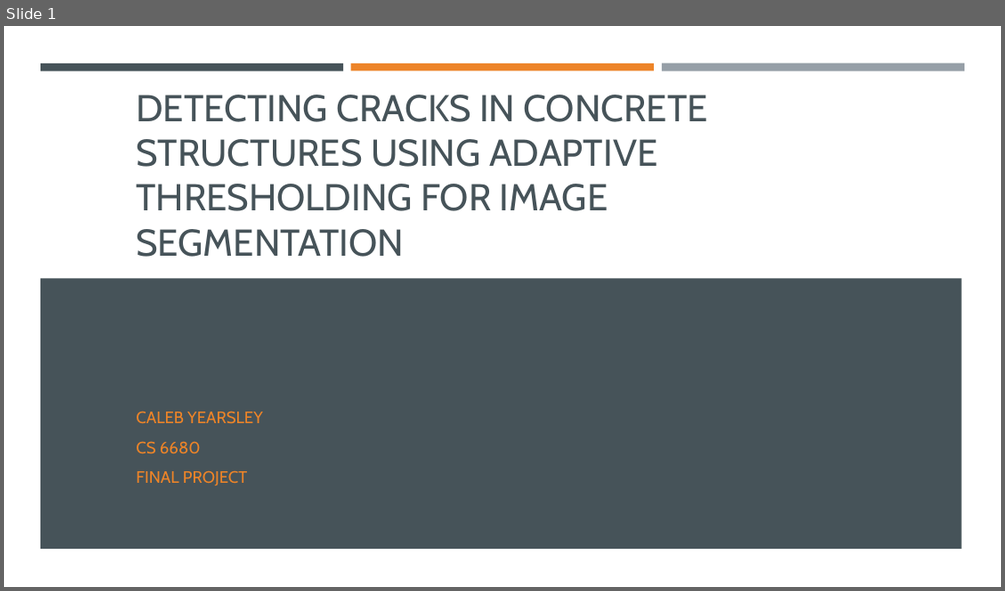
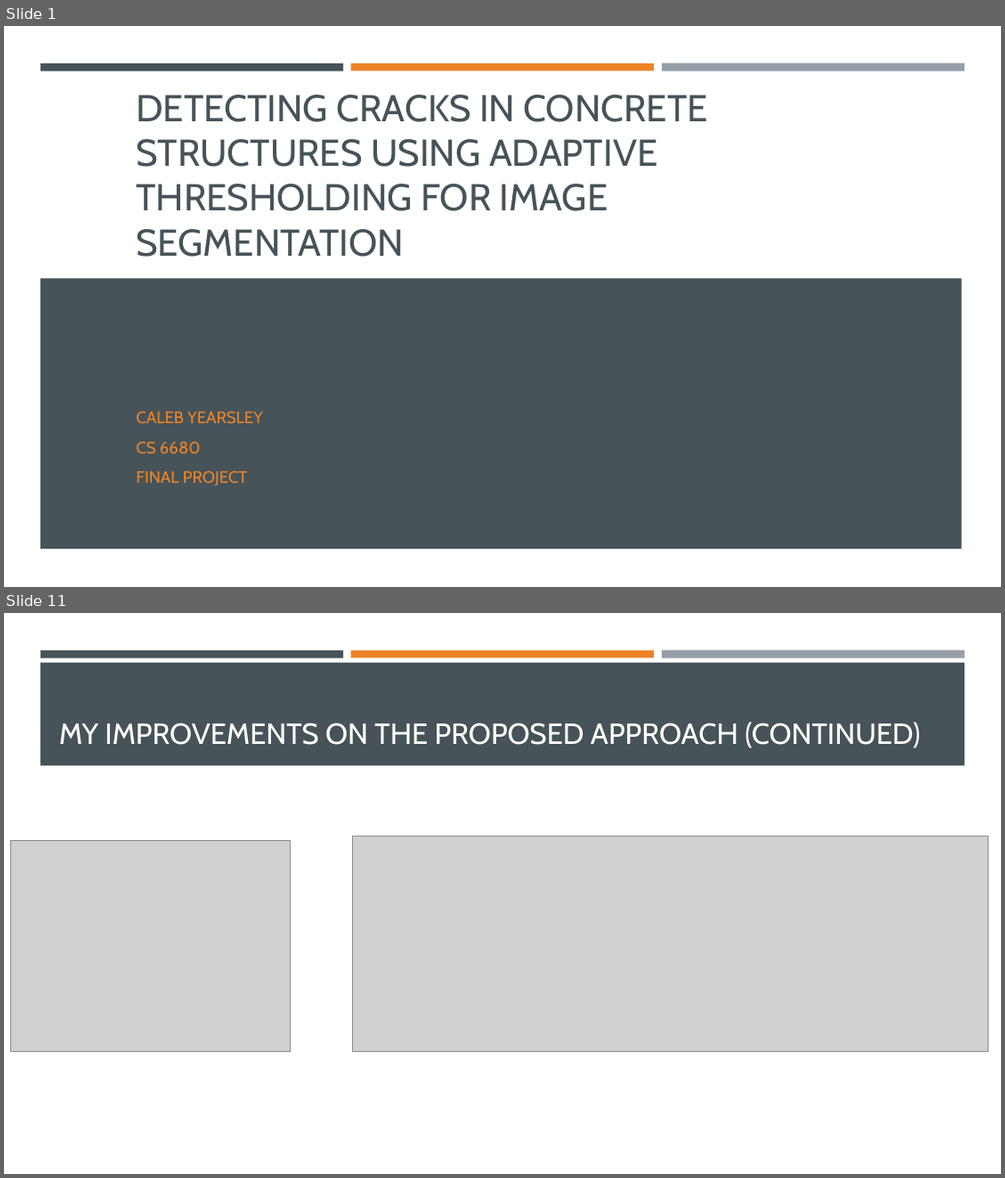
Before and after one commit to cyearsley/cs6680-DCCSUATFIS, a slide deck: Detecting Cracks in Concrete Structures Using Adaptive Thresholding.pptx. Shown one above the other, each under a label of ours: slide 1 before the commit, slides 1 and 11 after it; the slides between them are not shown. The pictures are 1005x591 and 1005x1178 pixels, drawn with LibreOffice and Linux fonts; fonts in the diff are those of the drawing; grey boxes stand for pictures. Boxes give left, top, right and bottom in pixels: in the first picture for what was removed or moved away, otherwise in the second. Text is boxed around its words. In the diff, an @@ line names an element or a change of style, - is before the commit and + after.

Commit message:
Work on powerpoint some more... Apply some scenarios to produce some images.

```diff
--- a/Detecting Cracks in Concrete Structures Using Adaptive Thresholding.pptx
+++ b/Detecting Cracks in Concrete Structures Using Adaptive Thresholding.pptx
@@ slide 11 added at box(4, 613, 1001, 1174), background #FFFFFF; not listed: 3 template elements that a slide beside it also shows @@
@@ rectangle added at box(40, 662, 965, 765), fill #465359 @@
@@ title added at box(59, 722, 920, 748), 28 pt, text #FFFFFF @@
+MY IMPROVEMENTS ON THE PROPOSED APPROACH (CONTINUED)
@@ picture added at box(11, 840, 291, 1051) @@
@@ picture added at box(353, 835, 989, 1051) @@
```
Also in this commit, not shown: 4 slides changed, 9 other slides added, 1 slide removed, 6 other files.
